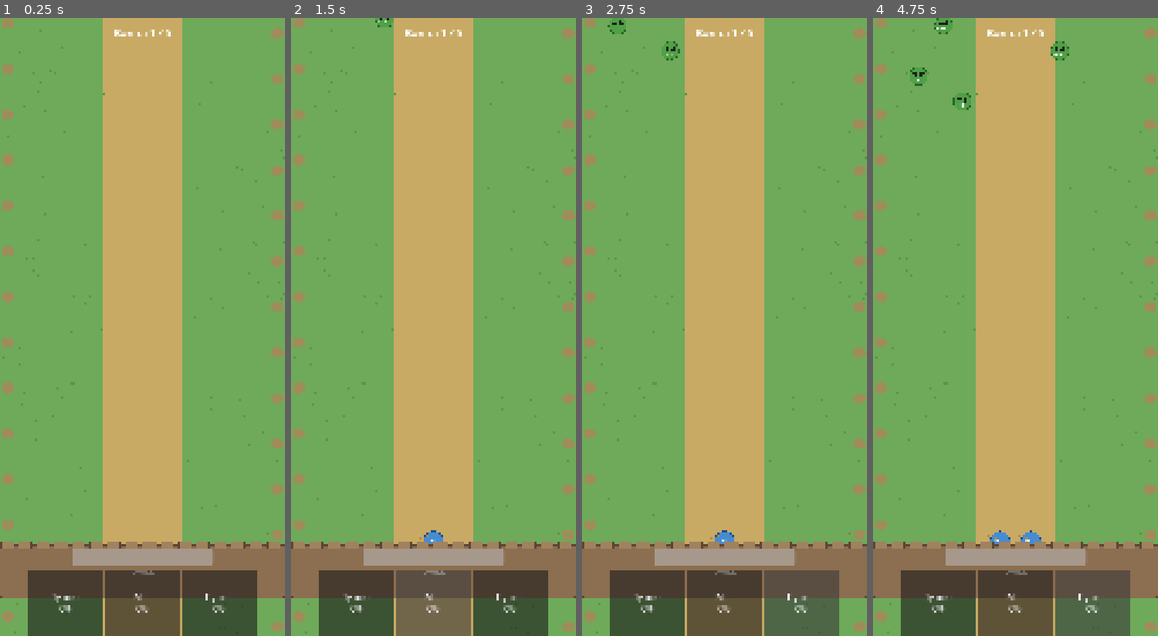
Above: before the commit, frames 1-4 (left to right).
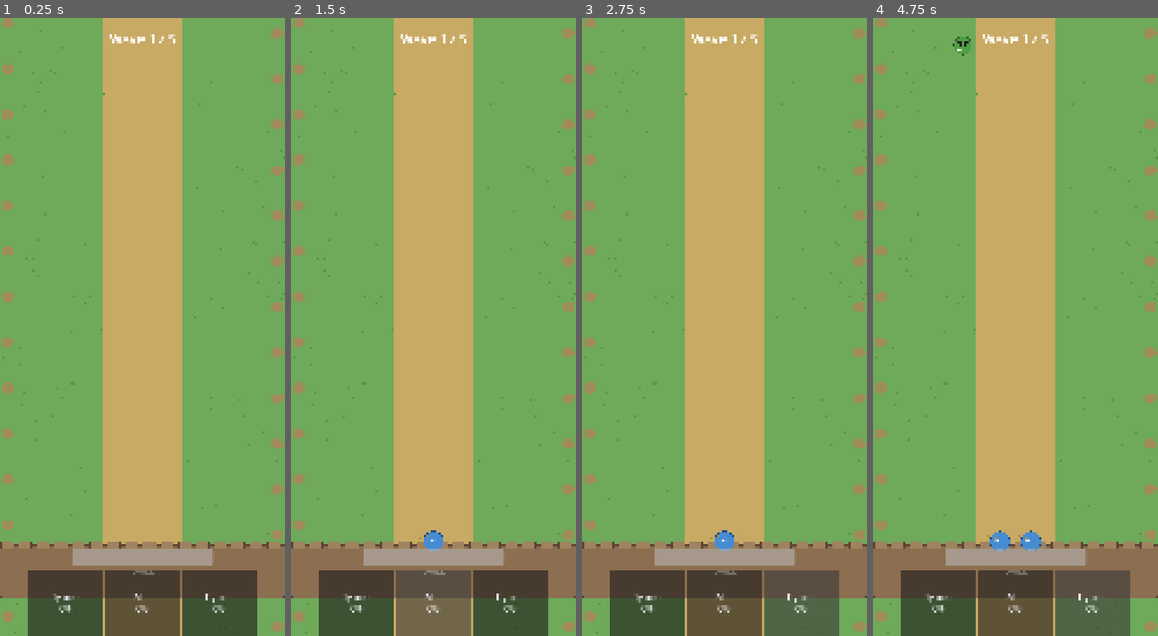
Above: after the commit, the same moments.

Repository: snowydad/MTD
Game: Godot game, scene res://src/scenes/main.tscn
The game is run twice, just before and just after one commit, with the same random seed, the same clock (stepped at 60 frames per second) and the same inputs.
Inputs:
- Up to frame 1 (0.25 s): no input
- Up to frame 2 (1.5 s): click "Лучник 0%" at 0.5 s; click "Маг 0%" at 1.25 s
- Up to frame 3 (2.75 s): click "Пушка 0%" at 2 s
- Up to frame 4 (4.75 s): click "Лучник 0%" at 2.75 s; click "Маг 0%" at 3.5 s; click "Пушка 0%" at 4.25 s

The runs differ from the first frame. In frame 1, 0.2% of the frame differs, in the area x 38-62%, y 1-5%; in frame 2, 0.4%; in frame 3, 0.6%; in frame 4, 1.2%, in the area x 13-69%, y 0-87%.

Commit message:
Archer shooting

Diff:
--- a/assets/data/unit_stats.gd
+++ b/assets/data/unit_stats.gd
@@ -24,8 +24,8 @@
 		UnitType.ARCHER:
 			return {
 				"damage": 12.0,
-				"attack_speed": 1.8,
-				"range": 350.0,
+				"attack_speed": 0.5,
+				"range": 700.0,
 				"splash_radius": 0.0,
 			}
 		UnitType.MAGE:
--- a/src/scenes/main.tscn
+++ b/src/scenes/main.tscn
@@ -6,36 +6,33 @@
 [ext_resource type="Script" uid="uid://dtxd560hupcew" path="res://src/scripts/enemies/enemy_spawner.gd" id="4_spawner"]
 [ext_resource type="PackedScene" uid="uid://cgoblin001" path="res://src/scenes/enemies/goblin.tscn" id="5_goblin"]
 
-[node name="Main" type="Node2D" unique_id=2018518225]
+[node name="Main" type="Node2D" unique_id=244588319]
 script = ExtResource("1_main")
 
-[node name="World" type="Node2D" parent="." unique_id=1354828498]
+[node name="World" type="Node2D" parent="." unique_id=789424141]
 
-[node name="Background" type="Sprite2D" parent="World" unique_id=1801231632]
+[node name="Background" type="Sprite2D" parent="World" unique_id=190793322]
 texture = ExtResource("2_bg")
 centered = false
 
-[node name="Wall" type="Sprite2D" parent="World" unique_id=1910006126]
-z_index = 1
+[node name="Wall" type="Sprite2D" parent="World" unique_id=1908213823]
 position = Vector2(562, 2180)
 texture = ExtResource("3_wall")
 
-[node name="Enemies" type="Node2D" parent="World" unique_id=1825480356]
-position = Vector2(550, -100)
+[node name="Enemies" type="Node2D" parent="World" unique_id=377154179]
 
-[node name="GoblinSpawner" type="Node2D" parent="World/Enemies" unique_id=988162125]
-position = Vector2(0, 50)
+[node name="GoblinSpawner" type="Node2D" parent="World/Enemies" unique_id=711518126]
 script = ExtResource("4_spawner")
 enemy_scene = ExtResource("5_goblin")
-spawn_x_min = 45.0
-spawn_x_max = 1080.0
+spawn_interval = 3.2
+spawn_x_min = 35.0
+spawn_x_max = 1100.0
 
-[node name="Units" type="Node2D" parent="World" unique_id=1712047816]
-position = Vector2(550, 2127)
+[node name="Units" type="Node2D" parent="World" unique_id=303700139]
 
-[node name="UI" type="CanvasLayer" parent="." unique_id=1168610949]
+[node name="UI" type="CanvasLayer" parent="." unique_id=175730131]
 
-[node name="HUD" type="Control" parent="UI" unique_id=1619613406]
+[node name="HUD" type="Control" parent="UI" unique_id=41686674]
 layout_mode = 3
 anchors_preset = 15
 anchor_right = 1.0
@@ -44,22 +41,23 @@
 grow_vertical = 2
 mouse_filter = 2
 
-[node name="TopBar" type="HBoxContainer" parent="UI/HUD" unique_id=470422241]
+[node name="TopBar" type="HBoxContainer" parent="UI/HUD" unique_id=1197167786]
 layout_mode = 1
 anchors_preset = 10
 anchor_right = 1.0
 offset_bottom = 120.0
 grow_horizontal = 2
 
-[node name="WaveLabel" type="Label" parent="UI/HUD/TopBar" unique_id=1249885467]
+[node name="WaveLabel" type="Label" parent="UI/HUD/TopBar" unique_id=1249647887]
 layout_mode = 2
 size_flags_horizontal = 3
-theme_override_font_sizes/font_size = 42
-text = "Волна 1 / 5"
+size_flags_vertical = 8
+theme_override_font_sizes/font_size = 52
+text = "Wave 1 / 5"
 horizontal_alignment = 1
 vertical_alignment = 1
 
-[node name="BottomBar" type="HBoxContainer" parent="UI/HUD" unique_id=1002183381]
+[node name="BottomBar" type="HBoxContainer" parent="UI/HUD" unique_id=1199509819]
 layout_mode = 1
 anchors_preset = 12
 anchor_top = 1.0
@@ -70,28 +68,28 @@
 grow_vertical = 0
 alignment = 1
 
-[node name="BtnArcher" type="Button" parent="UI/HUD/BottomBar" unique_id=706785117]
+[node name="BtnArcher" type="Button" parent="UI/HUD/BottomBar" unique_id=1906978718]
 custom_minimum_size = Vector2(300, 220)
 layout_mode = 2
 theme_override_font_sizes/font_size = 32
 text = "Лучник
 0%"
 
-[node name="BtnMage" type="Button" parent="UI/HUD/BottomBar" unique_id=1228608032]
+[node name="BtnMage" type="Button" parent="UI/HUD/BottomBar" unique_id=1508012983]
 custom_minimum_size = Vector2(300, 220)
 layout_mode = 2
 theme_override_font_sizes/font_size = 32
 text = "Маг
 0%"
 
-[node name="BtnCannon" type="Button" parent="UI/HUD/BottomBar" unique_id=1258041646]
+[node name="BtnCannon" type="Button" parent="UI/HUD/BottomBar" unique_id=1821058465]
 custom_minimum_size = Vector2(300, 220)
 layout_mode = 2
 theme_override_font_sizes/font_size = 32
 text = "Пушка
 0%"
 
-[node name="TowerHP" type="ProgressBar" parent="UI/HUD" unique_id=2015796052]
+[node name="TowerHP" type="ProgressBar" parent="UI/HUD" unique_id=1959281031]
 layout_mode = 1
 anchors_preset = 7
 anchor_left = 0.5
--- /dev/null
+++ b/src/scenes/projectiles/arrow.tscn
@@ -0,0 +1,13 @@
+[gd_scene load_steps=3 format=3 uid="uid://carrow001"]
+
+[ext_resource type="Script" path="res://src/scripts/projectiles/projectile.gd" id="1_proj"]
+[ext_resource type="Texture2D" path="res://assets/sprites/units/archer/arrow.png" id="2_tex"]
+
+[node name="Arrow" type="Node2D"]
+z_index = 40
+script = ExtResource("1_proj")
+gravity = 1800.0
+hit_radius = 28.0
+
+[node name="Sprite2D" type="Sprite2D" parent="."]
+texture = ExtResource("2_tex")
--- a/src/scenes/units/archer.tscn
+++ b/src/scenes/units/archer.tscn
@@ -1,14 +1,12 @@
-[gd_scene load_steps=3 format=3 uid="uid://carcher001"]
+[gd_scene format=3 uid="uid://carcher001"]
 
-[ext_resource type="Script" path="res://src/scripts/units/unit.gd" id="1_unit"]
-[ext_resource type="Texture2D" path="res://assets/sprites/units/archer/archer_1.png" id="2_tex"]
+[ext_resource type="Script" uid="uid://bqhqtyqf06v4d" path="res://src/scripts/units/unit.gd" id="1_unit"]
+[ext_resource type="Texture2D" uid="uid://cafooqa4orptt" path="res://assets/sprites/units/archer/archer_1.png" id="2_tex"]
+[ext_resource type="PackedScene" uid="uid://carrow001" path="res://src/scenes/projectiles/arrow.tscn" id="3_arrow"]
 
-[node name="Archer" type="Node2D"]
+[node name="Archer" type="Node2D" unique_id=566045121]
 script = ExtResource("1_unit")
-unit_type = 0
-gravity = 3200.0
-jump_duration = 0.55
-shift_duration = 0.28
+projectile_scene = ExtResource("3_arrow")
 
-[node name="Sprite2D" type="Sprite2D" parent="."]
+[node name="Sprite2D" type="Sprite2D" parent="." unique_id=1271361286]
 texture = ExtResource("2_tex")
--- a/src/scripts/enemies/enemy.gd
+++ b/src/scripts/enemies/enemy.gd
@@ -24,13 +24,19 @@
 @onready var sprite: Sprite2D = $Sprite2D
 
 
+func _ready() -> void:
+	add_to_group("enemies")
+
+
 func setup(spawn_pos: Vector2, target_y: float) -> void:
 	global_position = spawn_pos
 	_base_x = spawn_pos.x
 	_target_y = target_y
 	hp = max_hp
 	_alive = true
-	_time = randf() * TAU  # разный фазовый сдвиг зигзага
+	_time = randf() * TAU
+	if not is_in_group("enemies"):
+		add_to_group("enemies")
 
 
 func _process(delta: float) -> void:
@@ -38,14 +44,9 @@
 		return
 
 	_time += delta
-
-	# Движение вниз
 	var pos := global_position
 	pos.y += move_speed * delta
-
-	# Зигзаг по X вокруг базовой линии
 	pos.x = _base_x + sin(_time * zigzag_frequency * TAU) * zigzag_amplitude
-
 	global_position = pos
 
 	if global_position.y >= _target_y:
--- /dev/null
+++ b/src/scripts/projectiles/projectile.gd
@@ -0,0 +1,87 @@
+class_name Projectile
+extends Node2D
+
+## Стрела / снаряд. Летит по баллистике, спрайт остриём по направлению скорости.
+## Спрайт должен смотреть ВВЕРХ ( -Y ).
+
+@export var gravity: float = 1800.0
+@export var hit_radius: float = 28.0
+
+var damage: float = 10.0
+var _velocity: Vector2 = Vector2.ZERO
+var _alive: bool = true
+var _target: Enemy = null
+var _lifetime: float = 3.0
+
+@onready var sprite: Sprite2D = $Sprite2D
+
+
+func launch(from_global: Vector2, target: Enemy, dmg: float, flight_time: float = 0.45) -> void:
+	global_position = from_global
+	damage = dmg
+	_target = target
+	_alive = true
+	_lifetime = maxf(flight_time + 0.8, 1.2)
+
+	# Цель — текущая позиция врага (с небольшим упреждением по Y, он идёт вниз)
+	var to := target.global_position
+	if is_instance_valid(target):
+		to.y += target.move_speed * flight_time * 0.35
+
+	var T := flight_time
+	var dx := to.x - from_global.x
+	var dy := to.y - from_global.y
+	# y = y0 + vy*t + 0.5*g*t²  (Y вниз)
+	_velocity = Vector2(
+		dx / T,
+		(dy / T) - 0.5 * gravity * T
+	)
+	_update_rotation()
+
+
+func _process(delta: float) -> void:
+	if not _alive:
+		return
+
+	_lifetime -= delta
+	if _lifetime <= 0.0:
+		_die()
+		return
+
+	_velocity.y += gravity * delta
+	global_position += _velocity * delta
+	_update_rotation()
+
+	_try_hit()
+
+
+func _update_rotation() -> void:
+	# Спрайт остриём вверх (-Y). angle() даёт угол от +X.
+	# Нужен угол, чтобы -Y спрайта смотрел вдоль velocity.
+	if _velocity.length_squared() < 1.0:
+		return
+	rotation = _velocity.angle() + PI * 0.5
+
+
+func _try_hit() -> void:
+	# Приоритет — назначенная цель
+	if is_instance_valid(_target) and _target._alive:
+		if global_position.distance_to(_target.global_position) <= hit_radius:
+			_target.take_damage(damage)
+			_die()
+			return
+
+	# Иначе любой враг в радиусе
+	for node in get_tree().get_nodes_in_group("enemies"):
+		var e := node as Enemy
+		if e == null or not e._alive:
+			continue
+		if global_position.distance_to(e.global_position) <= hit_radius:
+			e.take_damage(damage)
+			_die()
+			return
+
+
+func _die() -> void:
+	_alive = false
+	queue_free()
--- a/src/scripts/units/unit.gd
+++ b/src/scripts/units/unit.gd
@@ -2,14 +2,13 @@
 extends Node2D
 
 ## Базовый юнит на стене.
-## Статы берутся из UnitStats (assets/data/unit_stats.gd).
+## Статы из UnitStats. После приземления ищет врагов и стреляет.
 
 enum UnitType { ARCHER, MAGE, CANNON }
 
 @export var unit_type: UnitType = UnitType.ARCHER
 @export var level: int = 1
 
-# Боевые статы (заполняются из UnitStats)
 var damage: float = 10.0
 var attack_speed: float = 1.0
 var attack_range: float = 300.0
@@ -18,16 +17,22 @@
 var slot_index: int = -1
 var target_global: Vector2 = Vector2.ZERO
 
-## --- Прыжок / движение (видно в инспекторе) ---
 @export_group("Jump")
 @export var gravity: float = 3200.0
 @export var jump_duration: float = 0.55
 @export var shift_duration: float = 0.28
 
+@export_group("Combat")
+@export var projectile_scene: PackedScene
+@export var arrow_flight_time: float = 0.45
+@export var muzzle_offset: Vector2 = Vector2(0, -40)
+
 var _flying: bool = false
 var _velocity: Vector2 = Vector2.ZERO
 var _flight_time: float = 0.0
 var _flight_max: float = 0.0
+var _landed: bool = false
+var _attack_cd: float = 0.0
 
 @onready var sprite: Sprite2D = $Sprite2D
 
@@ -36,6 +41,8 @@
 	unit_type = type
 	level = lvl
 	_apply_stats()
+	_landed = false
+	_attack_cd = 0.15  # чуть паузы после спавна
 
 
 func _apply_stats() -> void:
@@ -70,33 +77,38 @@
 	global_position = from_global
 	target_global = to_global
 	z_index = 30
+	_landed = false
 
 	var T := jump_duration
 	var dx := to_global.x - from_global.x
 	var dy := to_global.y - from_global.y
-
-	_velocity = Vector2(
-		dx / T,
-		(dy / T) - 0.5 * gravity * T
-	)
-
+	_velocity = Vector2(dx / T, (dy / T) - 0.5 * gravity * T)
 	_flight_time = 0.0
 	_flight_max = T
 	_flying = true
 
 
 func _process(delta: float) -> void:
-	if not _flying:
+	if _flying:
+		_flight_time += delta
+		_velocity.y += gravity * delta
+		global_position += _velocity * delta
+		if _flight_time >= _flight_max:
+			_flying = false
+			global_position = target_global
+			z_index = 0
+			_landed = true
 		return
 
-	_flight_time += delta
-	_velocity.y += gravity * delta
-	global_position += _velocity * delta
+	if not _landed:
+		return
 
-	if _flight_time >= _flight_max:
-		_flying = false
-		global_position = target_global
-		z_index = 0
+	_attack_cd -= delta
+	if _attack_cd <= 0.0:
+		var target := _find_target()
+		if target != null:
+			_fire_at(target)
+			_attack_cd = 1.0 / maxf(attack_speed, 0.05)
 
 
 func move_to_slot(to_global: Vector2) -> void:
@@ -107,3 +119,33 @@
 	tween.set_ease(Tween.EASE_IN_OUT)
 	tween.set_trans(Tween.TRANS_QUAD)
 	tween.tween_property(self, "global_position", to_global, shift_duration)
+
+
+func _find_target() -> Enemy:
+	var best: Enemy = null
+	var best_d := attack_range
+	for node in get_tree().get_nodes_in_group("enemies"):
+		var e := node as Enemy
+		if e == null or not e._alive:
+			continue
+		var d := global_position.distance_to(e.global_position)
+		if d <= best_d:
+			best_d = d
+			best = e
+	return best
+
+
+func _fire_at(target: Enemy) -> void:
+	if projectile_scene == null:
+		push_warning("Unit: projectile_scene not set")
+		return
+	var arrow: Projectile = projectile_scene.instantiate()
+	# Снаряды в тот же World, что и юниты
+	var parent := get_parent()
+	while parent and parent.name != "World":
+		parent = parent.get_parent()
+	if parent == null:
+		parent = get_tree().current_scene
+	parent.add_child(arrow)
+	var from := global_position + muzzle_offset
+	arrow.launch(from, target, damage, arrow_flight_time)
Binary file added: assets/sprites/units/archer/arrow.png
Not shown, added: assets/sprites/units/archer/arrow.png.import
Not shown, added: src/scripts/projectiles/projectile.gd.uid
